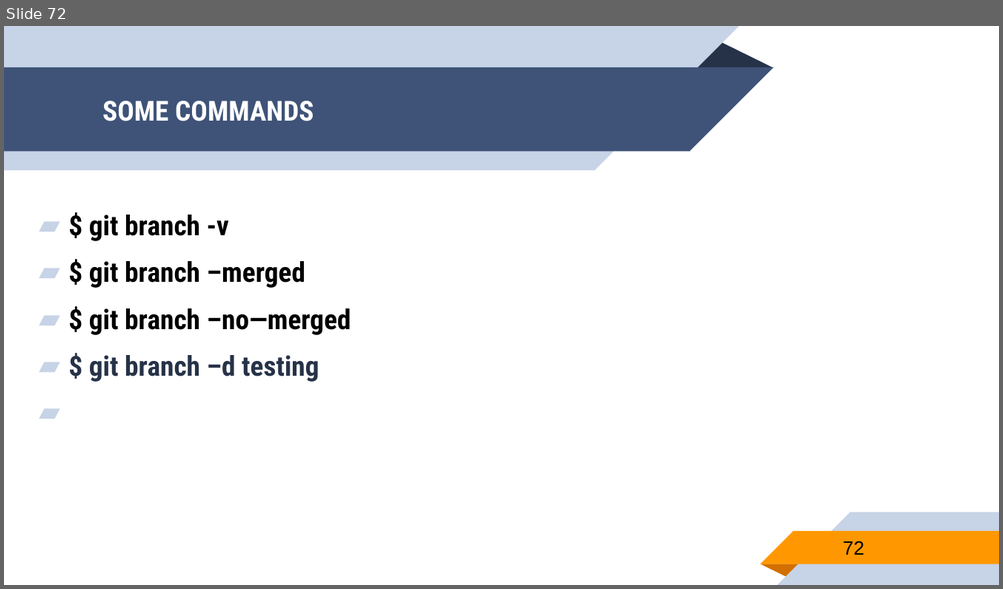
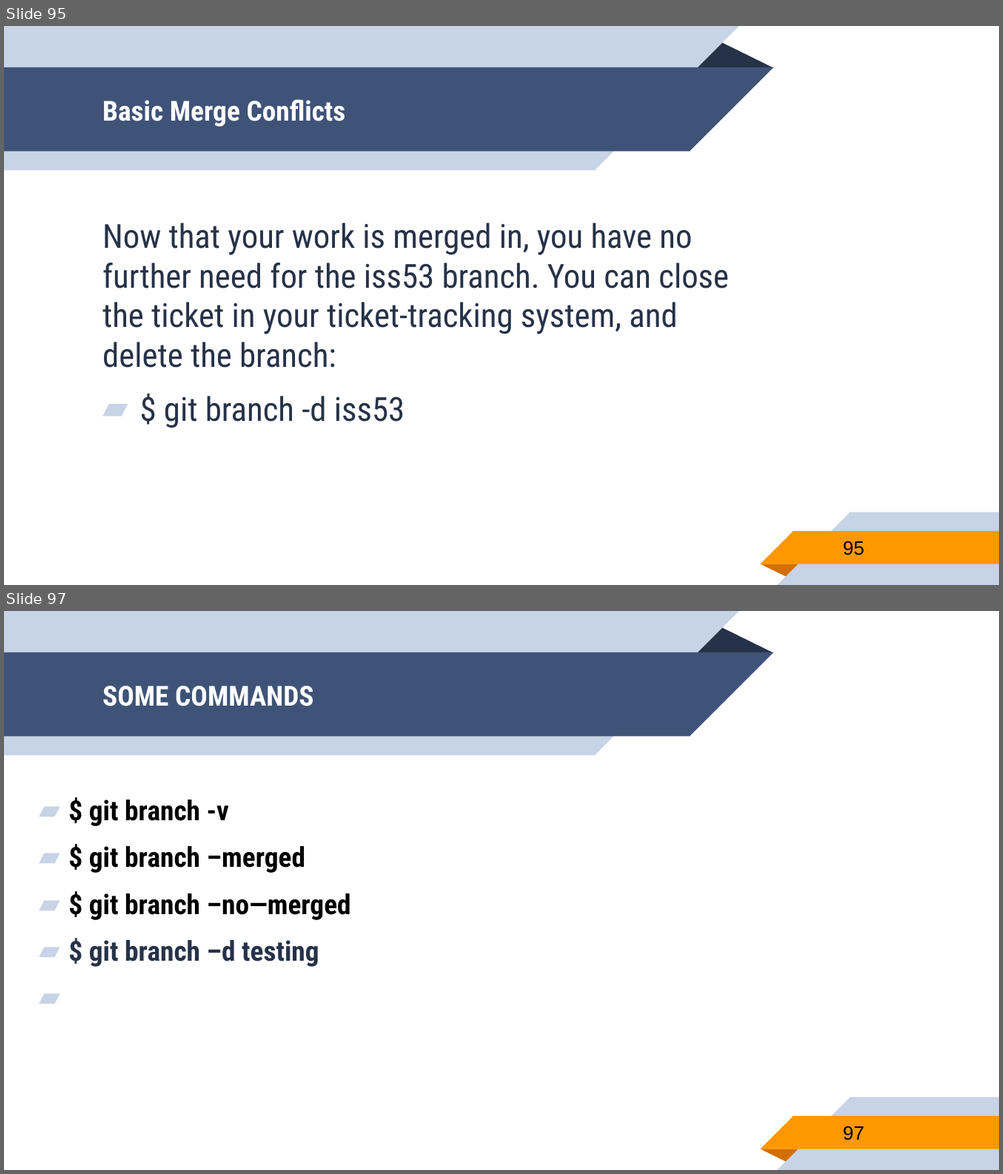
Before and after one commit to nguyentrongtiencntt/GIT, a slide deck: GIT.pptx. Shown one above the other, each under a label of ours: slide 72 before the commit, slides 95 and 97 after it; the slides between them are not shown. The pictures are 1003x589 and 1003x1174 pixels, drawn with LibreOffice and Linux fonts; fonts in the diff are those of the drawing. Boxes give left, top, right and bottom in pixels: in the first picture for what was removed or moved away, otherwise in the second. Text is boxed around its words. In the diff, an @@ line names an element or a change of style, - is before the commit and + after.

Commit message:
finish the basic branch and merge

```diff
--- a/GIT.pptx
+++ b/GIT.pptx
@@ slide 95 added at (4,26,999,585), background #FFFFFF; not listed: 10 template elements that a slide beside it also shows @@
@@ title added at (102,99,346,127), 20 pt, text #FFFFFF, bold @@
+Basic Merge Conflicts
@@ text added at (102,223,728,429), 24 pt, text #263248 @@
+Now that your work is merged in, you have no further need for the iss53 branch. You can close the ticket in your ticket-tracking system, and delete the branch:
+▰ $ git branch -d iss53
@@ page number added at (842,541,864,556), 14 pt, text #000000 @@
+95
@@ what was slide 72 is now slide 97 @@
@@ page number at (842,1126,864,1141): text changed @@
-72
+97
```
Also in this commit, not shown: 24 other slides added.
